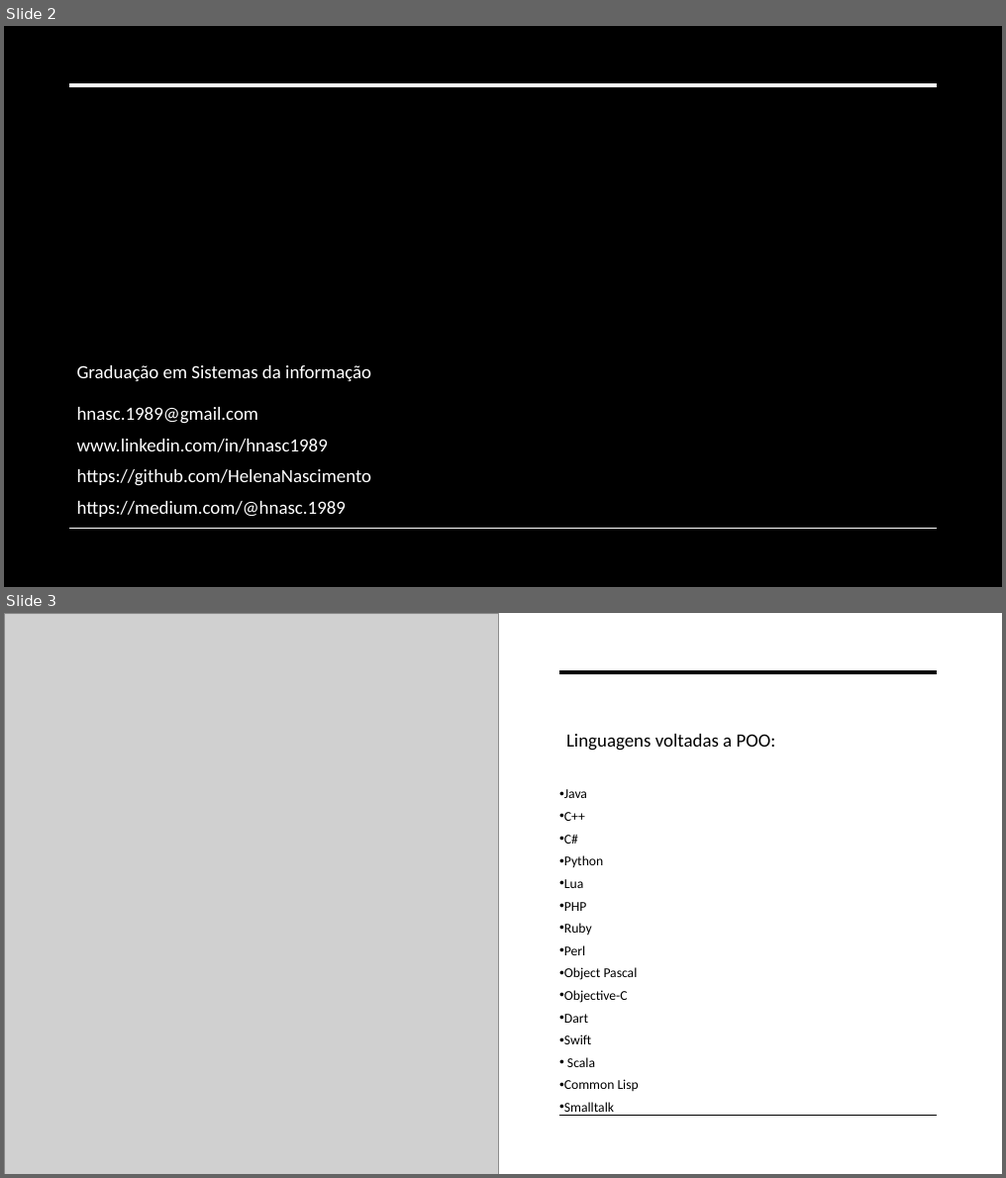
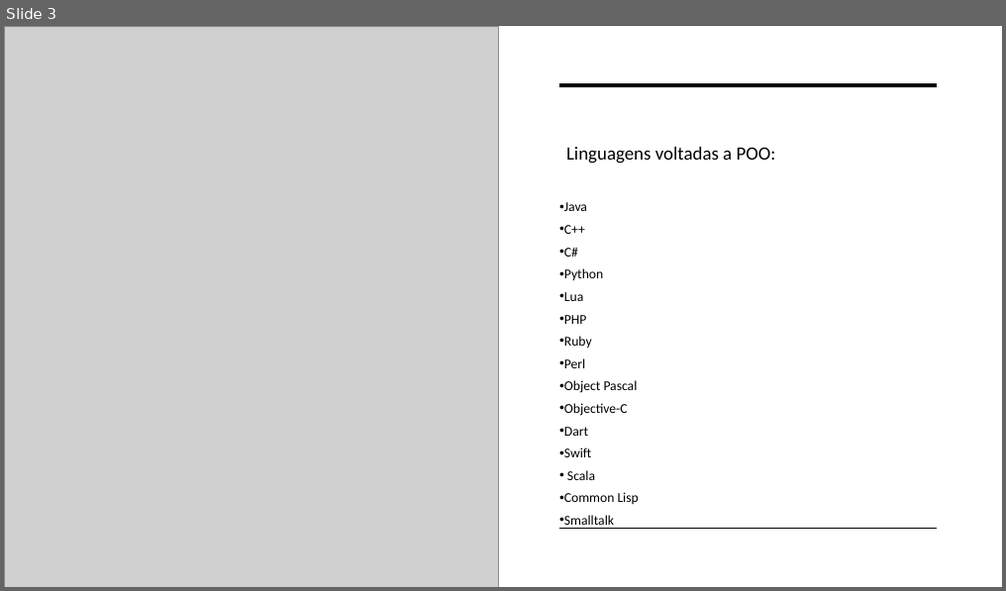
Before and after one commit to HelenaNascimento/Aula_POO_Python, a slide deck: 1.SLIDES/AULA_1_POO.pptx. Shown one above the other, each under a label of ours: slides 2 and 3 before the commit, slide 3 after it. The pictures are 1006x1178 and 1006x591 pixels, drawn with LibreOffice and Linux fonts; fonts in the diff are those of the drawing; grey boxes stand for pictures. Boxes give left, top, right and bottom in pixels: in the first picture for what was removed or moved away, otherwise in the second. Text is boxed around its words. In the diff, an @@ line names an element or a change of style, - is before the commit and + after.

```diff
--- a/1.SLIDES/AULA_1_POO.pptx
+++ b/1.SLIDES/AULA_1_POO.pptx
@@ slide 2 removed at (x1=4, y1=26, x2=1002, y2=587), background #000000 @@
@@ line removed from (70, 85) to (937, 85) @@
@@ text removed at (x1=77, y1=366, x2=371, y2=381) @@
-Graduação em Sistemas da informação
@@ text removed at (x1=77, y1=407, x2=258, y2=424) @@
-hnasc.1989@gmail.com
@@ text removed at (x1=77, y1=439, x2=328, y2=453) @@
-www.linkedin.com/in/hnasc1989
@@ text removed at (x1=77, y1=470, x2=372, y2=486) @@
-https://github.com/HelenaNascimento
@@ line removed from (70, 528) to (937, 528) @@
@@ text removed at (x1=77, y1=501, x2=346, y2=517) @@
-https://medium.com/@hnasc.1989
```
Also in this commit, not shown: 1 slide changed, 1 slide added, 5 other files.
